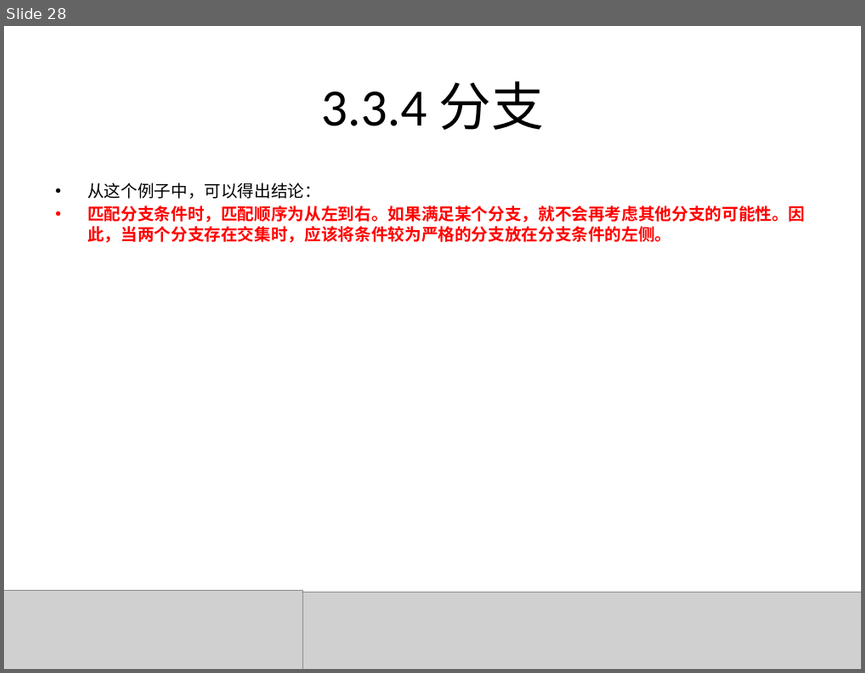
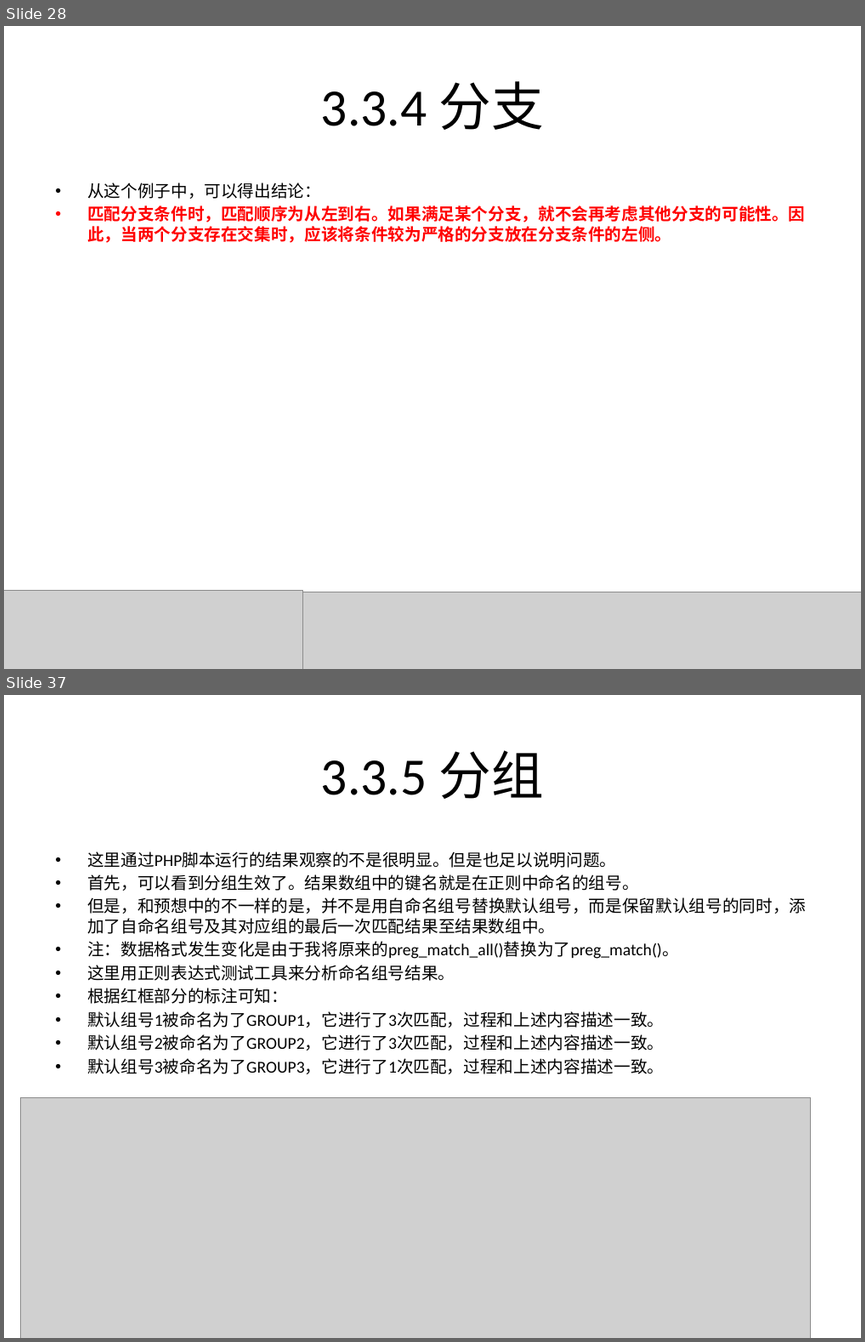
Before and after one commit to rayallen20/regularExpressions, a slide deck: 《PHP核心技术与最佳实践》第3章--正则表达式基础与应用/3.3 正则表达式匹配规则.pptx. Shown one above the other, each under a label of ours: slide 28 before the commit, slides 28 and 37 after it; the slides between them are not shown. The pictures are 865x673 and 865x1342 pixels, drawn with LibreOffice and Linux fonts; fonts in the diff are those of the drawing; grey boxes stand for pictures. Boxes give left, top, right and bottom in pixels: in the first picture for what was removed or moved away, otherwise in the second. Text is boxed around its words. In the diff, an @@ line names an element or a change of style, - is before the commit and + after.

Commit message:
3.3.5分组完成 3.3.7环视部分完成
3.3.7完成度:
1.顺序肯定环视的常规与变种
2.顺序否定环视的常规使用

```diff
--- a/《PHP核心技术与最佳实践》第3章--正则表达式基础与应用/3.3 正则表达式匹配规则.pptx
+++ b/《PHP核心技术与最佳实践》第3章--正则表达式基础与应用/3.3 正则表达式匹配规则.pptx
@@ slide 37 added at (x1=4, y1=695, x2=861, y2=1338), background #FFFFFF @@
@@ title added at (x1=321, y1=750, x2=544, y2=799), 44 pt, text #000000 @@
+3.3.5 分组
@@ text added at (x1=87, y1=851, x2=806, y2=1074), 14 pt, text #000000 @@
+• 这里通过PHP脚本运行的结果观察的不是很明显。但是也足以说明问题。
+• 首先，可以看到分组生效了。结果数组中的键名就是在正则中命名的组号。
+• 但是，和预想中的不一样的是，并不是用自命名组号替换默认组号，而是保留默认组号的同时，添加了自命名组号及其对应组的最后一次匹配结果至结果数组中。
+• 注：数据格式发生变化是由于我将原来的preg_match_all()替换为了preg_match()。
+• 这里用正则表达式测试工具来分析命名组号结果。
+• 根据红框部分的标注可知：
+• 默认组号1被命名为了GROUP1，它进行了3次匹配，过程和上述内容描述一致。
+• 默认组号2被命名为了GROUP2，它进行了3次匹配，过程和上述内容描述一致。
+• 默认组号3被命名为了GROUP3，它进行了1次匹配，过程和上述内容描述一致。
@@ picture added at (x1=21, y1=1097, x2=812, y2=1338) @@
```
Also in this commit, not shown: 25 other slides added, 6 other files.
